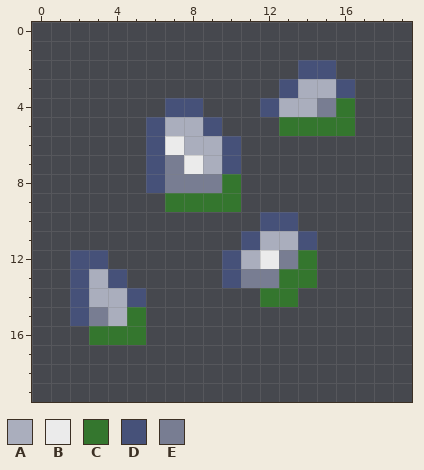
Pixel-art sprite: Assets/Assets/Grass17.png. This is how it looked before the edit.
The file is 20x20 pixels.
Palette (. is transparent): A #aaaebd  B #ebebeb  C #34762e  D #465179  E #787d92
After:
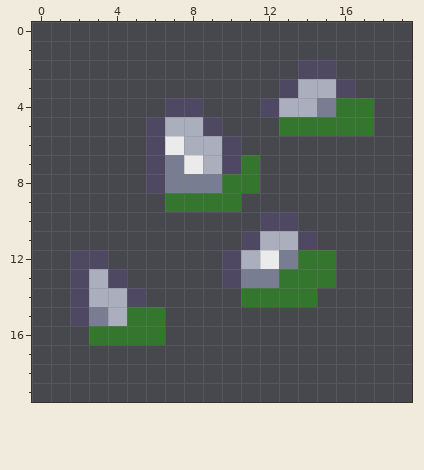
From old to new:
colour D: #465179 -> #4e4863
Changed rows in their new state; - is a pixel that keeps its letter.
first column x 11:
 4 ------C
 5 ------C
 7 C------
 8 C------
first column x 6:
12 ---------C
13 ---------C
14 -----C--C-
15 C---------
16 C---------
